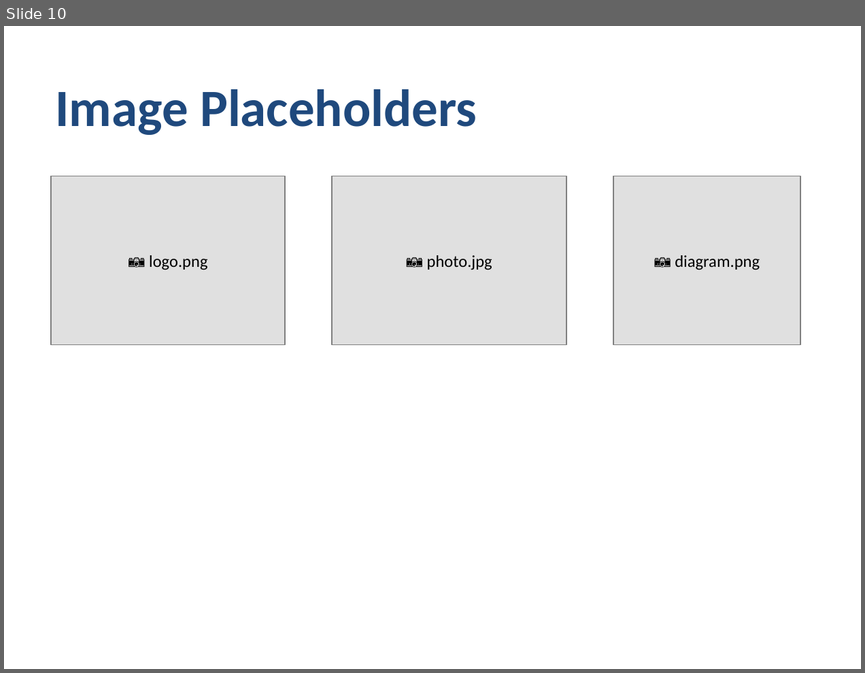
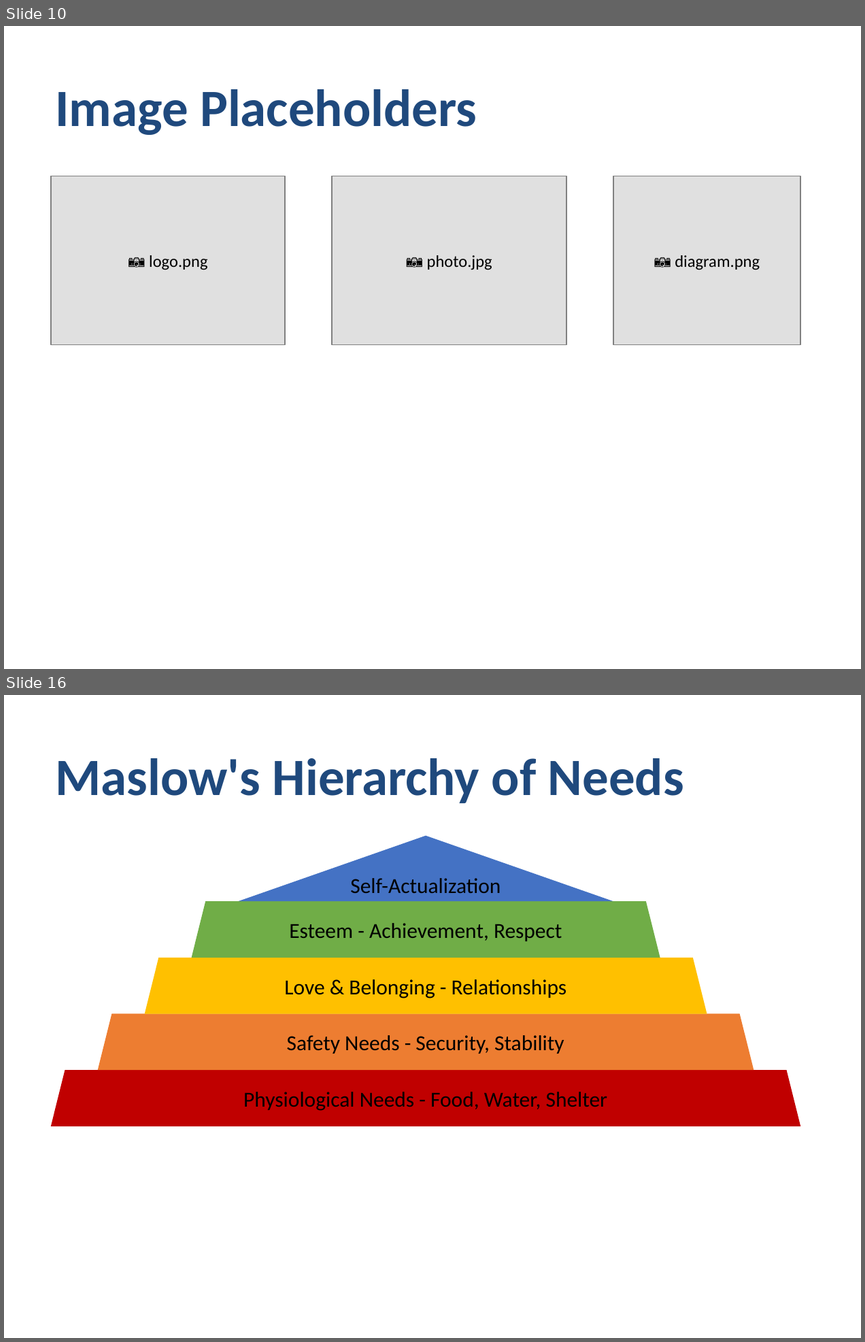
Before and after one commit to awol2005ex/ppt-rs, a slide deck: comprehensive_demo.pptx. Shown one above the other, each under a label of ours: slide 10 before the commit, slides 10 and 16 after it; the slides between them are not shown. The pictures are 865x673 and 865x1342 pixels, drawn with LibreOffice and Linux fonts; fonts in the diff are those of the drawing. Boxes give left, top, right and bottom in pixels: in the first picture for what was removed or moved away, otherwise in the second. Text is boxed around its words. In the diff, an @@ line names an element or a change of style, - is before the commit and + after.

```diff
--- a/comprehensive_demo.pptx
+++ b/comprehensive_demo.pptx
@@ slide 16 added at bbox=[4, 695, 861, 1338], background #FFFFFF @@
@@ text added at bbox=[55, 758, 684, 803], 44 pt, text #1F497D, bold @@
+Maslow's Hierarchy of Needs
@@ triangle added at bbox=[238, 836, 613, 902], fill #4472C4, 18 pt, text #000000 @@
+Self-Actualization
@@ trapezoid added at bbox=[192, 902, 660, 958], fill #70AD47, 18 pt, text #000000 @@
+Esteem - Achievement, Respect
@@ trapezoid added at bbox=[145, 957, 706, 1014], fill #FFC000, 18 pt, text #000000 @@
+Love & Belonging - Relationships
@@ trapezoid added at bbox=[97, 1014, 753, 1070], fill #ED7D31, 18 pt, text #000000 @@
+Safety Needs - Security, Stability
@@ trapezoid added at bbox=[51, 1070, 801, 1126], fill #C00000, 18 pt, text #000000 @@
+Physiological Needs - Food, Water, Shelter
```
Also in this commit, not shown: 9 other slides added, 14 other files.
